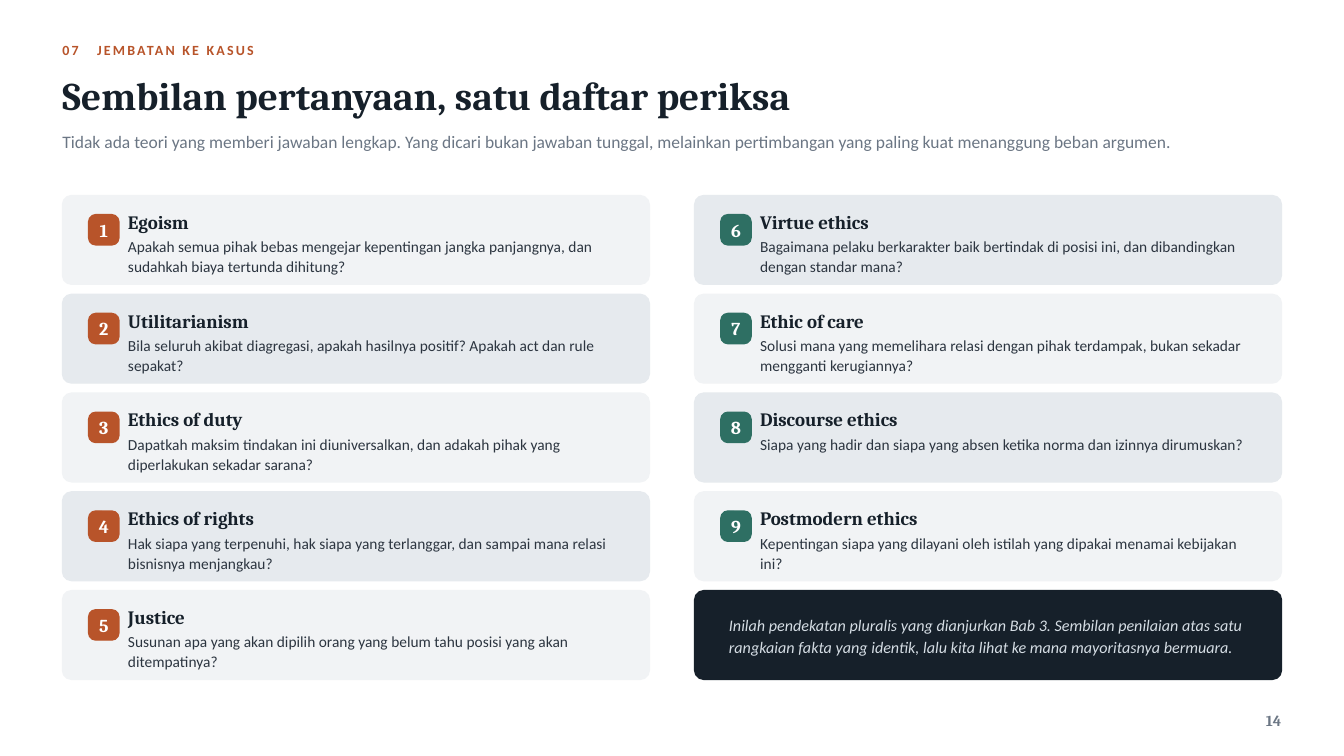
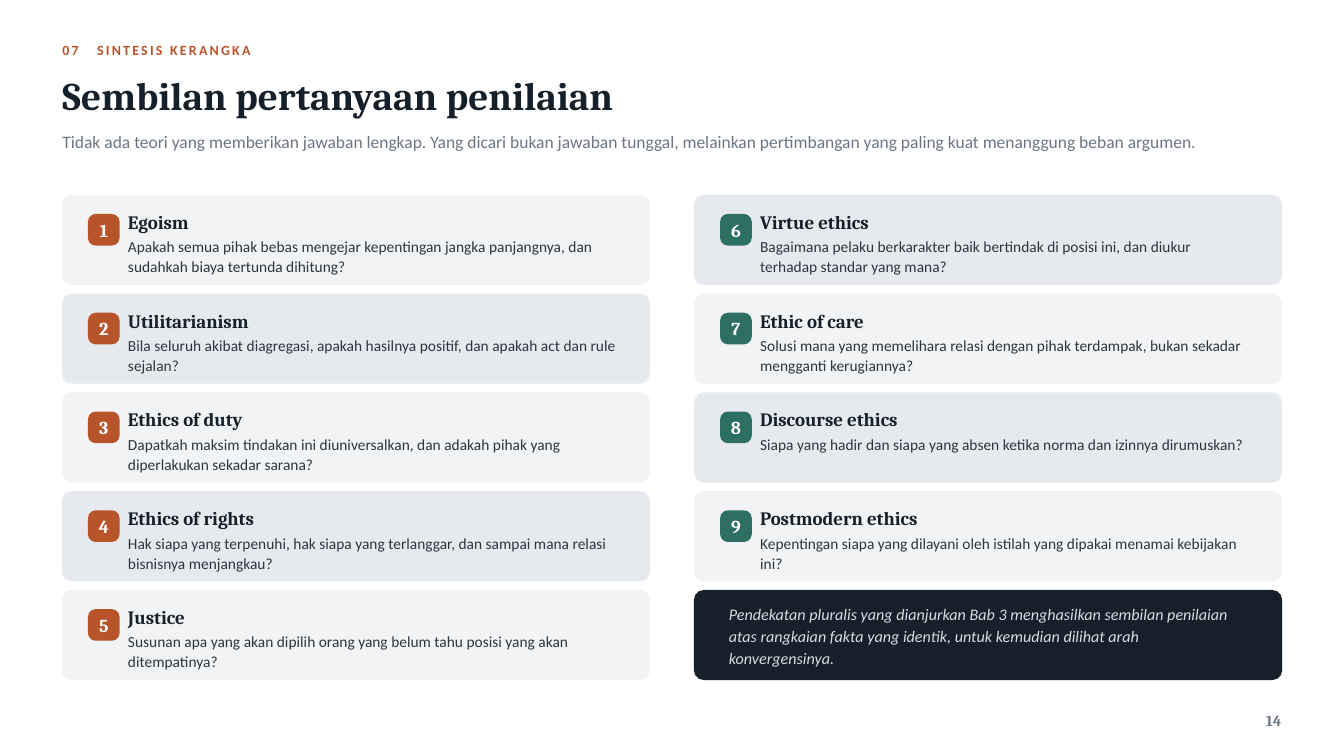
Before and after one commit to aslihabnuri/Dom-Manipulation, a slide deck: slide 14 of business-ethics/Evaluating-Business-Ethics-Hilirisasi-Nikel.pptx. Drawn at 1344x756 pixels with LibreOffice and Linux fonts; fonts in the diff are those of the drawing. Boxes give left, top, right and bottom in pixels: in the first picture for what was removed or moved away, otherwise in the second. Text is boxed around its words. In the diff, an @@ line names an element or a change of style, - is before the commit and + after.

```diff
--- a/business-ethics/Evaluating-Business-Ethics-Hilirisasi-Nikel.pptx
+++ b/business-ethics/Evaluating-Business-Ethics-Hilirisasi-Nikel.pptx
@@ text at (62,46,250,55): text changed @@
-07 JEMBATAN KE KASUS
+07 SINTESIS KERANGKA
@@ text at (62,82,613,119): text changed @@
-Sembilan pertanyaan, satu daftar periksa
+Sembilan pertanyaan penilaian
@@ text at (62,136,1196,151): text changed @@
-Tidak ada teori yang memberi jawaban lengkap. Yang dicari bukan jawaban tunggal, melainkan pertimbangan yang paling kuat menanggung beban argumen.
+Tidak ada teori yang memberikan jawaban lengkap. Yang dicari bukan jawaban tunggal, melainkan pertimbangan yang paling kuat menanggung beban argumen.
@@ text at (760,241,1191,275): text changed @@
-Bagaimana pelaku berkarakter baik bertindak di posisi ini, dan dibandingkan dengan standar mana?
+Bagaimana pelaku berkarakter baik bertindak di posisi ini, dan diukur terhadap standar yang mana?
@@ text at (128,340,616,374): text changed @@
-Bila seluruh akibat diagregasi, apakah hasilnya positif? Apakah act dan rule sepakat?
+Bila seluruh akibat diagregasi, apakah hasilnya positif, dan apakah act dan rule sejalan?
@@ text at (729,609,1227,667): text changed @@
-Inilah pendekatan pluralis yang dianjurkan Bab 3. Sembilan penilaian atas satu rangkaian fakta yang identik, lalu kita lihat ke mana mayoritasnya bermuara.
+Pendekatan pluralis yang dianjurkan Bab 3 menghasilkan sembilan penilaian atas rangkaian fakta yang identik, untuk kemudian dilihat arah konvergensinya.
```
Also in this commit, not shown: 19 other slides changed, 1 other file.
